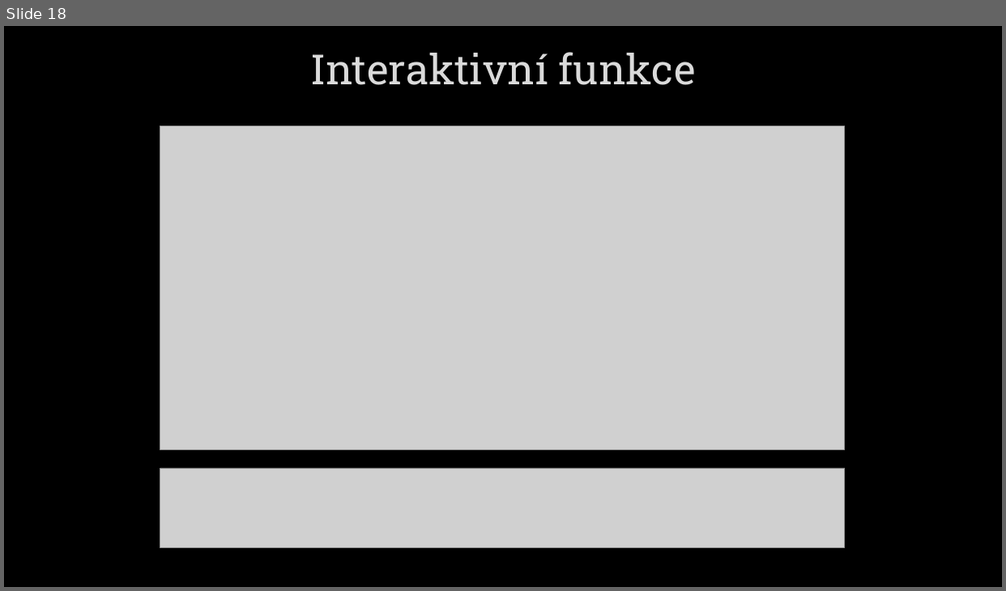
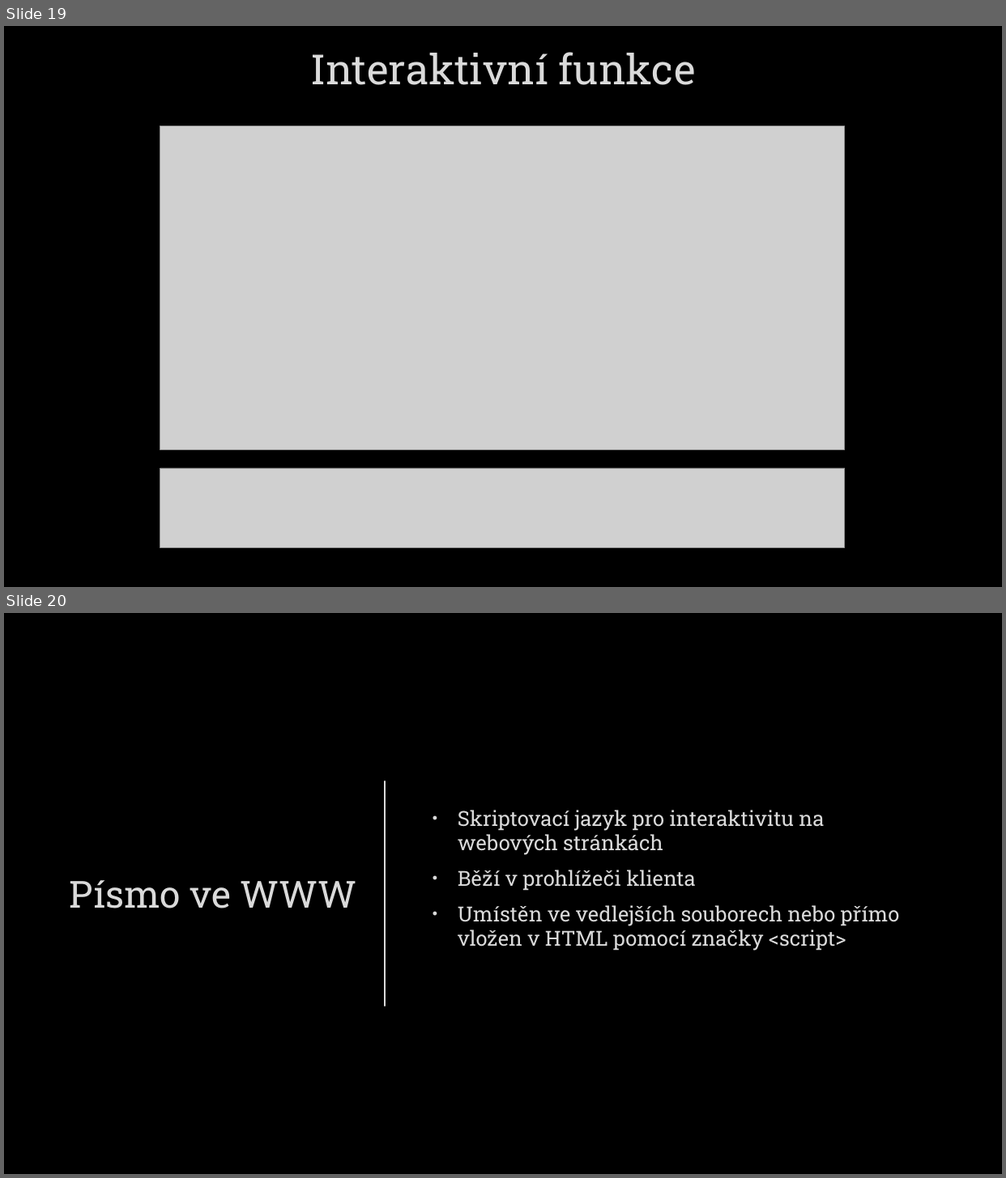
Before and after one commit to Meetsys128/kulisarnaUltra, a slide deck: NavrhWEB.pptx. Shown one above the other, each under a label of ours: slide 18 before the commit, slides 19 and 20 after it. The pictures are 1006x591 and 1006x1178 pixels, drawn with LibreOffice and Linux fonts; fonts in the diff are those of the drawing; grey boxes stand for pictures; background and template pictures are left out. Boxes give left, top, right and bottom in pixels: in the first picture for what was removed or moved away, otherwise in the second. Text is boxed around its words. In the diff, an @@ line names an element or a change of style, - is before the commit and + after.

```diff
--- a/NavrhWEB.pptx
+++ b/NavrhWEB.pptx
@@ slide 20 added at (4, 613, 1002, 1174), background picture (left out) @@
@@ line added from (385, 781) to (385, 1006), #DADADA 1.5 pt @@
@@ text added at (458, 810, 900, 951), 20 pt, text #DADADA @@
+• Skriptovací jazyk pro interaktivitu na webových stránkách
+• Běží v prohlížeči klienta
+• Umístěn ve vedlejších souborech nebo přímo vložen v HTML pomocí značky <script>
@@ title added at (70, 880, 356, 909), 36 pt, text #DADADA @@
+Písmo ve WWW
@@ what was slide 18 is now slide 19 @@
```
Also in this commit, not shown: 2 slides changed.
